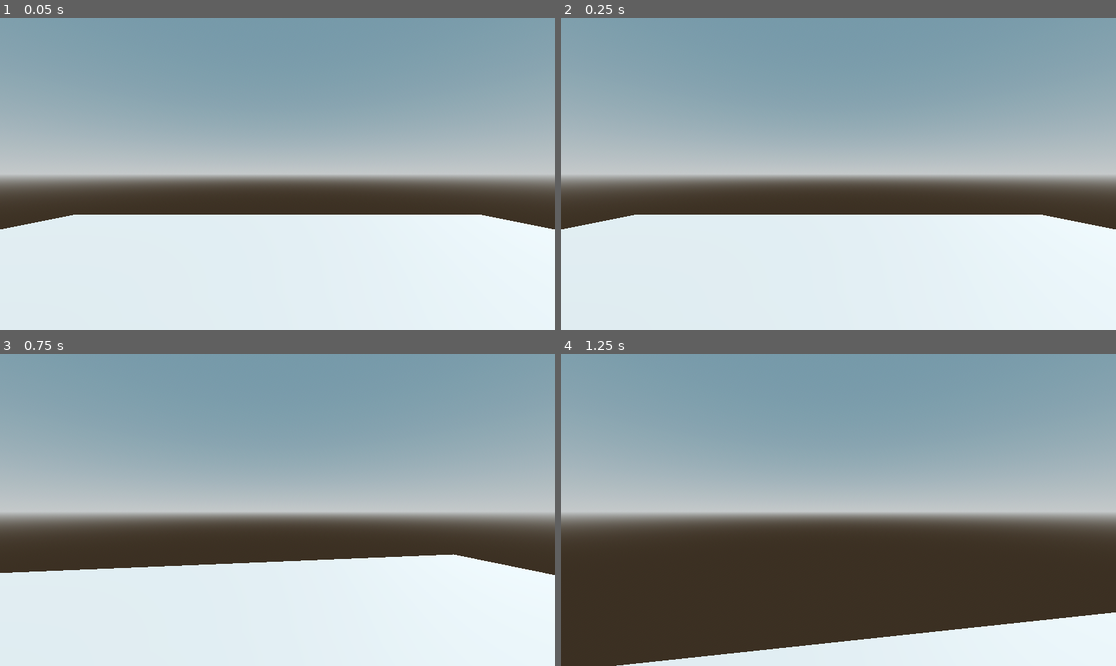
Above: before the commit, frames 1-4 (two rows, left to right).
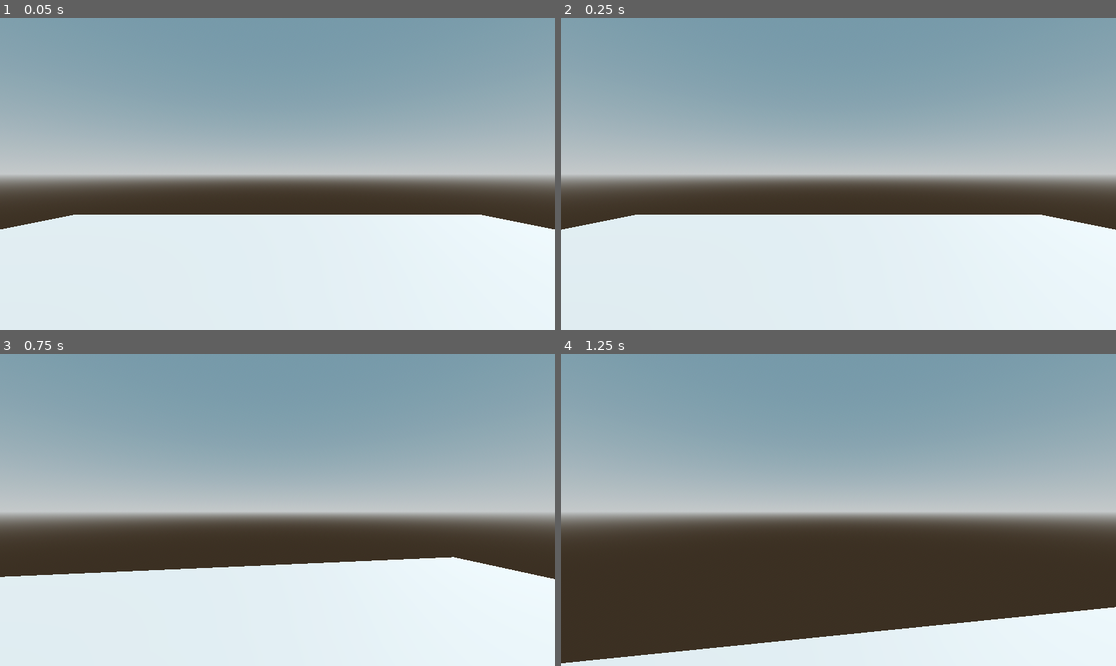
Above: after the commit, the same moments.

Repository: focusright/udemy-ps1-horror
Game: Godot game, scene res://Maps/level_1.tscn
The game is run twice, just before and just after one commit, with the same random seed, the same clock (stepped at 60 frames per second) and the same inputs.
Inputs (mouse positions are in pixels of both pictures, inside the frame that each line leads up to):
- Up to frame 1 (0.05 s): no input
- Up to frame 2 (0.25 s): no input
- Up to frame 3 (0.75 s): tap Enter at 0.5 s; move the mouse to (305, 510) at 0.52 s; hold Up (ui_up) from 0.53 s (still down)
- Up to frame 4 (1.25 s): keep holding Up (ui_up); tap Space (jump) at 0.77 s

Frame 1 is identical in both runs. In frame 2, less than 0.1% of the frame differs, in the area x 0-100%, y 63-68%; in frame 3, 1.1%; in frame 4, 2.1%, in the area x 0-100%, y 81-100%.

Commit message:
4. HeadBob/Cambob Camera movement up down with code

Diff:
--- a/MyFirstHorrorIndieGame/Player/player.gd
+++ b/MyFirstHorrorIndieGame/Player/player.gd
@@ -2,6 +2,7 @@
 
 #***** NODES *****#
 @onready var camera_3d = $Camera3D
+@onready var origCamPos : Vector3 = camera_3d.position
 #***** CAMERA *****#
 var mouse_sens := 0.15
 #***** MOVEMENT *****#
@@ -9,6 +10,10 @@
 var speed := 5
 var jump := 30.0
 const  GRAVITY = 5
+
+var _delta := 0.0
+var camBobSpeed := 10
+var camBobUpDown := 1
 
 
 func _ready():
@@ -20,6 +25,9 @@
 		rotate_y(deg_to_rad(-event.relative.x * mouse_sens))
 		camera_3d.rotate_x(deg_to_rad(-event.relative.y * mouse_sens))
 		camera_3d.rotation.x = clamp(camera_3d.rotation.x, deg_to_rad(-89), deg_to_rad(89))
+
+func _process(delta):
+	process_camBob(delta)
 
 func _physics_process(delta):
 	process_movement(delta)
@@ -41,3 +49,16 @@
 		velocity.y -= GRAVITY
 
 	move_and_slide()
+
+func process_camBob(delta):
+	_delta += delta
+	var cam_bob #speed
+	var objCam  #how much up or down the camera moves
+	if direction != Vector3.ZERO: #The player is moving
+		cam_bob = floor(abs(direction.z) + abs(direction.x)) * _delta * camBobSpeed
+		objCam = origCamPos + Vector3.UP * sin(cam_bob) * camBobUpDown
+	else: #player is not moving
+		cam_bob = floor(abs(1) + abs(1)) * _delta * .6
+		objCam = origCamPos + Vector3.UP * sin(cam_bob) * camBobUpDown * .1
+
+	camera_3d.position = camera_3d.position.lerp(objCam, delta)
